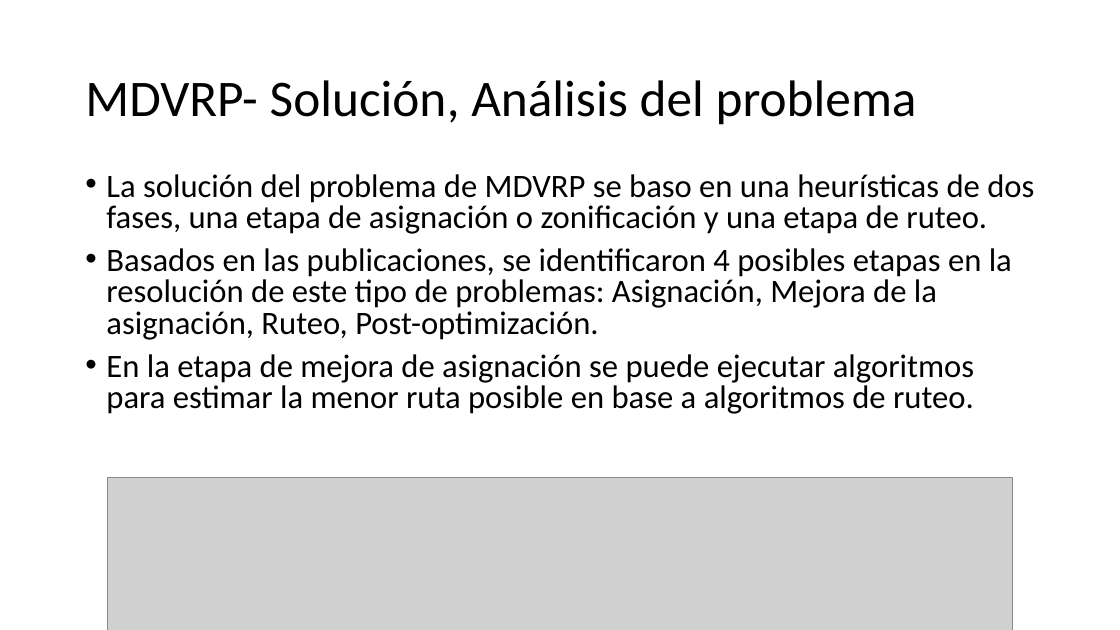
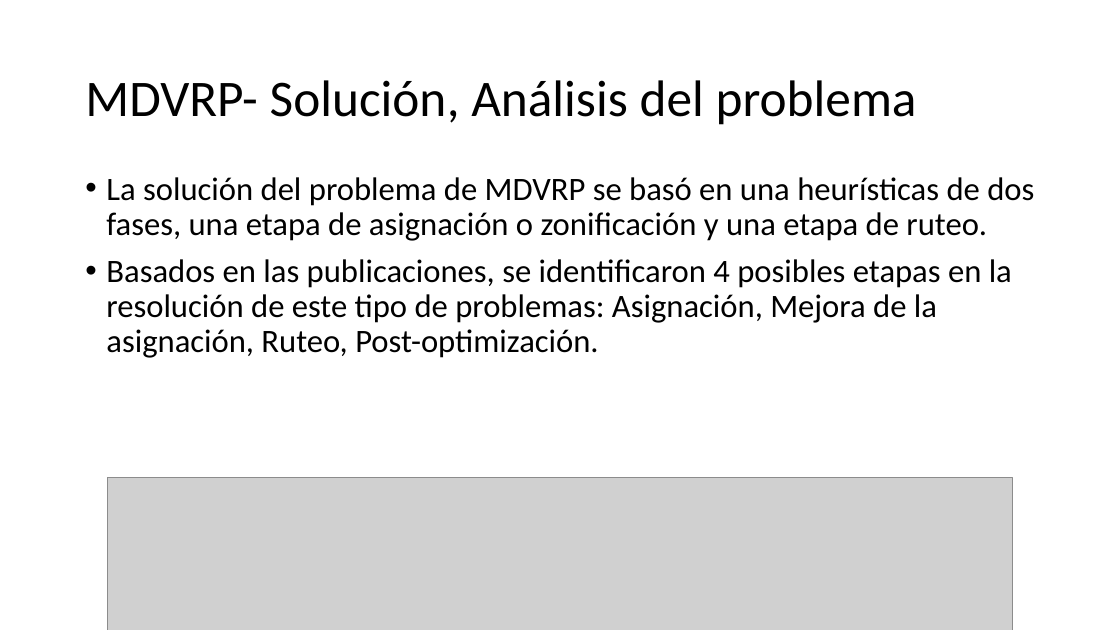
Before and after one commit to urubusale/proyvrp, a slide deck: slide 6 of Version/Documentación/MDVRP.pptx. Drawn at 1120x630 pixels with LibreOffice and Linux fonts; fonts in the diff are those of the drawing; grey boxes stand for pictures. Boxes give left, top, right and bottom in pixels: in the first picture for what was removed or moved away, otherwise in the second. Text is boxed around its words. In the diff, an @@ line names an element or a change of style, - is before the commit and + after.

```diff
--- a/Version/Documentación/MDVRP.pptx
+++ b/Version/Documentación/MDVRP.pptx
@@ text at bbox=[106, 177, 1034, 241]: text changed @@
-• La solución del problema de MDVRP se baso en una heurísticas de dos fases, una etapa de asignación o zonificación y una etapa de ruteo.
+• La solución del problema de MDVRP se basó en una heurísticas de dos fases, una etapa de asignación o zonificación y una etapa de ruteo.
@@ text at bbox=[106, 259, 1012, 358]: line spacing 0.8 to 0.9 @@
@@ text at bbox=[106, 354, 974, 414]: paragraph removed @@
-• En la etapa de mejora de asignación se puede ejecutar algoritmos para estimar la menor ruta posible en base a algoritmos de ruteo.
```
Also in this commit, not shown: 10 other slides changed, 1 slide added, 1 slide removed.
